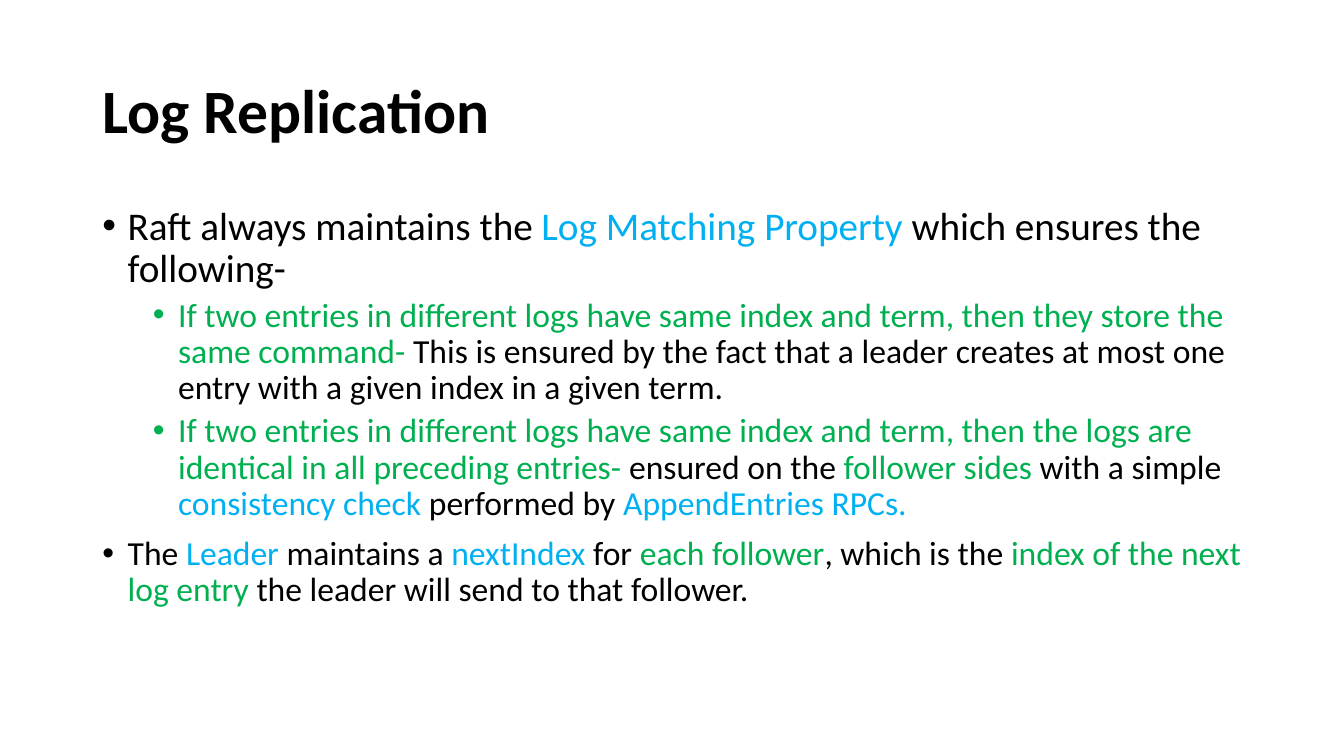
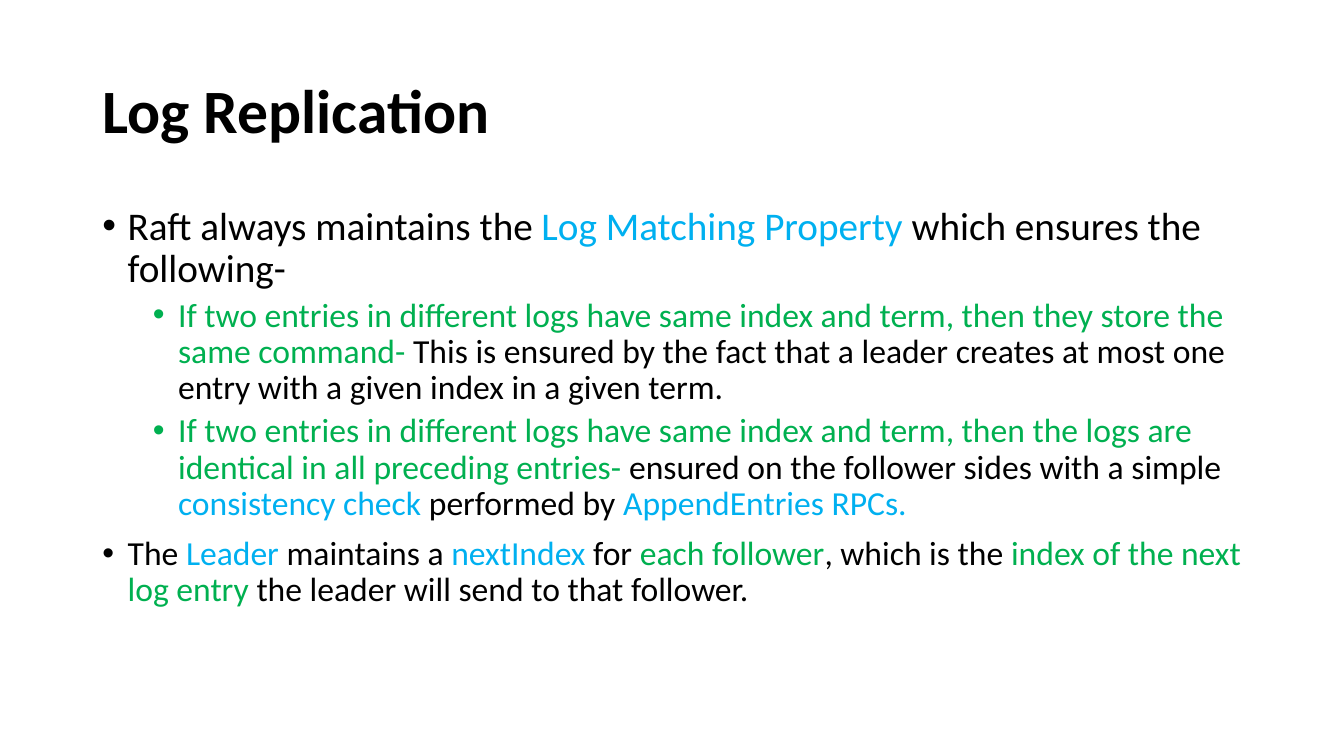
Before and after one commit to paulsaswata/public, a slide deck: slide 9 of The Raft Consensus Algorithm.pptx. Drawn at 1344x756 pixels with LibreOffice and Linux fonts; fonts in the diff are those of the drawing. Boxes give left, top, right and bottom in pixels: in the first picture for what was removed or moved away, otherwise in the second. Text is boxed around its words. In the diff, an @@ line names an element or a change of style, - is before the commit and + after.

```diff
--- a/The Raft Consensus Algorithm.pptx
+++ b/The Raft Consensus Algorithm.pptx
@@ text at (x1=178, y1=418, x2=1221, y2=521): text colour #00B050 to #000000 in "follower sides" @@
```
Also in this commit, not shown: 4 other slides changed, 4 slides added, 1 slide removed.
